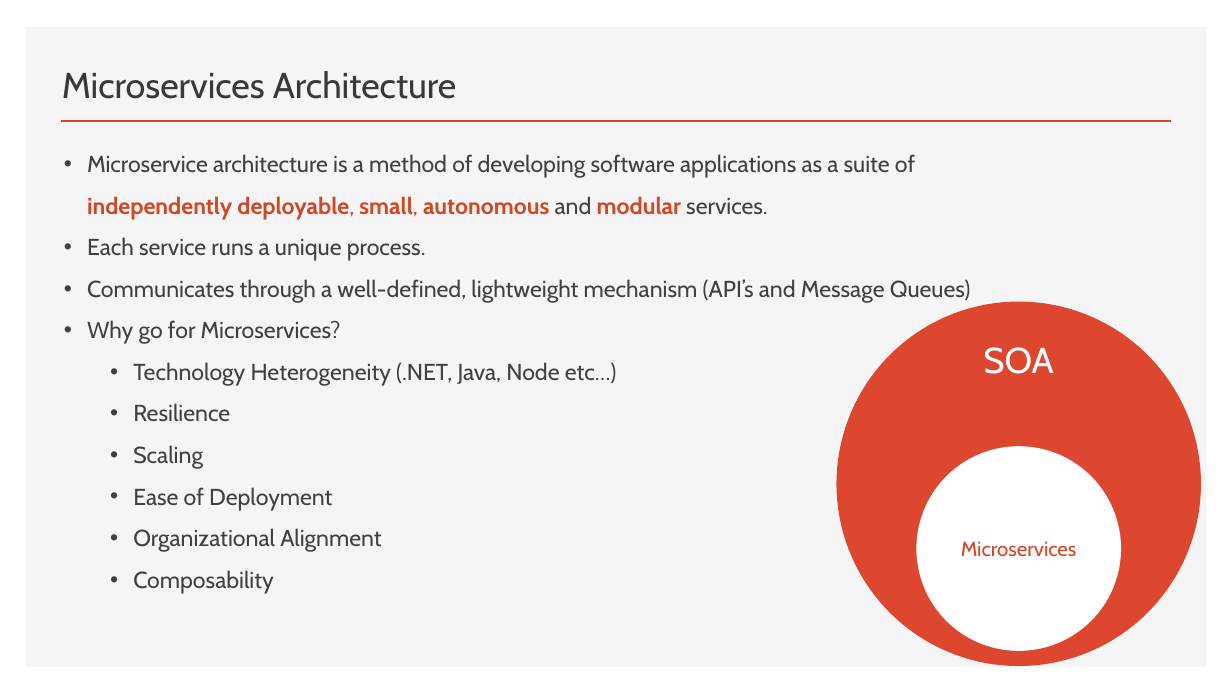
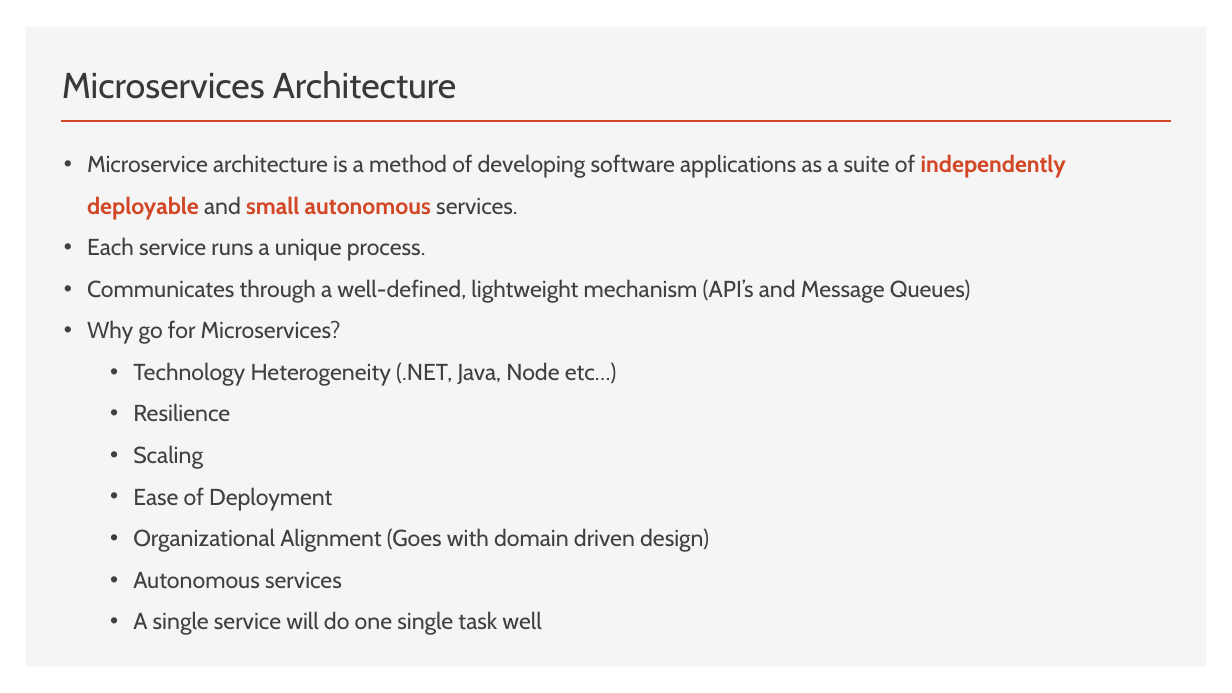
Before and after one commit to brianperera/EasyMaintain, a slide deck: slide 5 of Documents/MicroServices.pptx. Drawn at 1232x693 pixels with LibreOffice and Linux fonts; fonts in the diff are those of the drawing. Boxes give left, top, right and bottom in pixels: in the first picture for what was removed or moved away, otherwise in the second. Text is boxed around its words. In the diff, an @@ line names an element or a change of style, - is before the commit and + after.

```diff
--- a/Documents/MicroServices.pptx
+++ b/Documents/MicroServices.pptx
@@ text at box(87, 154, 1066, 220): text changed @@
-• Microservice architecture is a method of developing software applications as a suite of independently deployable, small, autonomous and modular services.
+• Microservice architecture is a method of developing software applications as a suite of independently deployable and small autonomous services.
@@ ellipse removed at box(836, 301, 1201, 665) @@
-SOA
@@ ellipse removed at box(917, 446, 1121, 651) @@
-Microservices
@@ text at box(133, 528, 709, 635): text changed @@
-  • Organizational Alignment
-  • Composability
+  • Organizational Alignment (Goes with domain driven design)
+  • Autonomous services
+  • A single service will do one single task well
```
Also in this commit, not shown: 5 other slides changed, 3 slides added, 2 slides removed.
